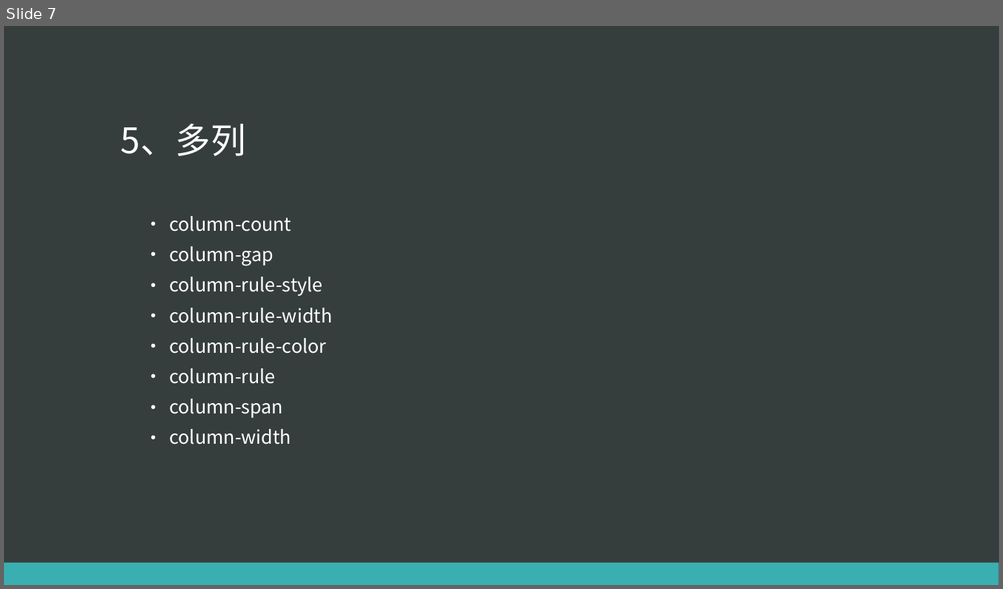
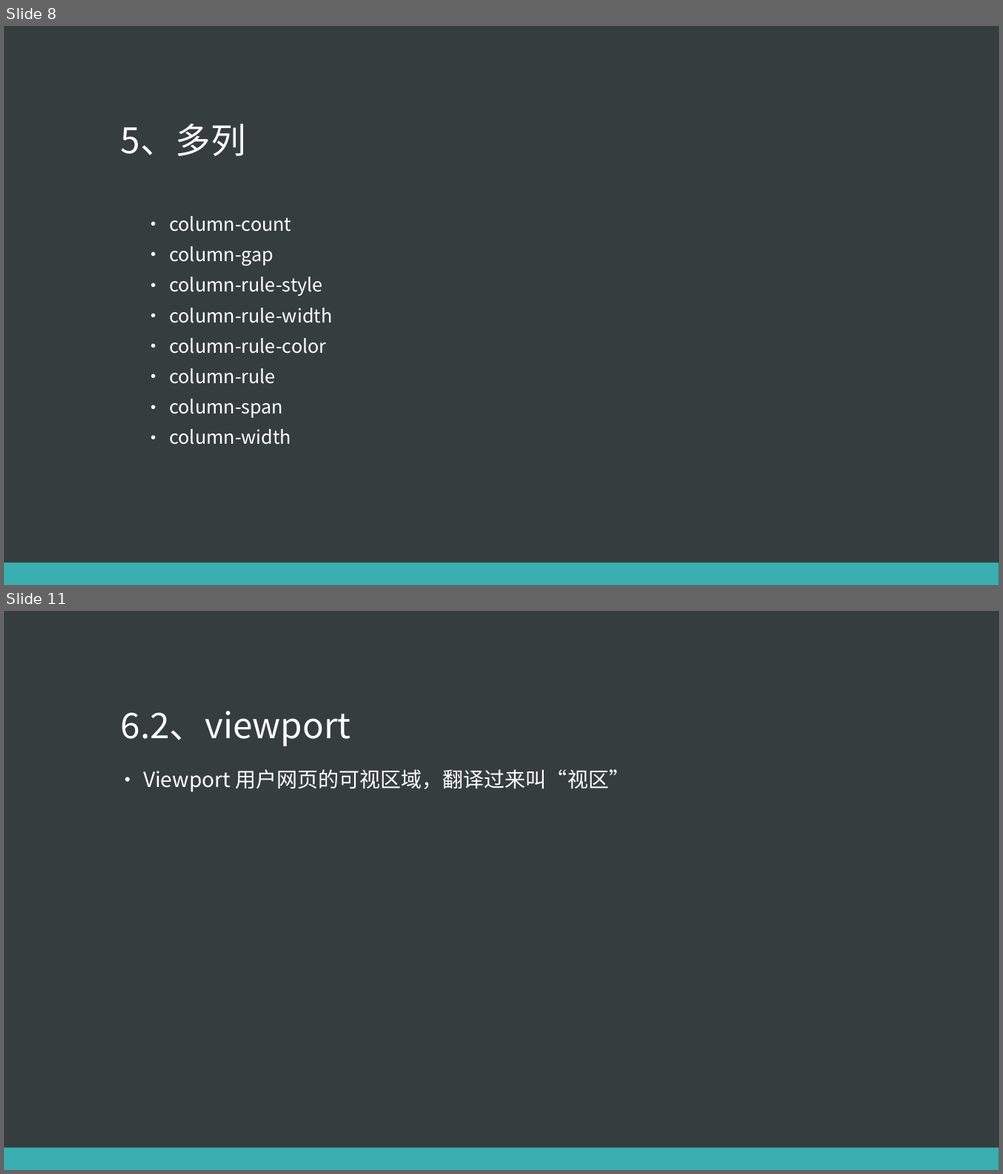
Before and after one commit to eventao/courseware, a slide deck: ppt/css3/css3-1.pptx. Shown one above the other, each under a label of ours: slide 7 before the commit, slides 8 and 11 after it; the slides between them are not shown. The pictures are 1003x589 and 1003x1174 pixels, drawn with LibreOffice and Linux fonts; fonts in the diff are those of the drawing. Boxes give left, top, right and bottom in pixels: in the first picture for what was removed or moved away, otherwise in the second. Text is boxed around its words. In the diff, an @@ line names an element or a change of style, - is before the commit and + after.

```diff
--- a/ppt/css3/css3-1.pptx
+++ b/ppt/css3/css3-1.pptx
@@ slide 11 added at [4, 611, 999, 1170], background #363D3D; not listed: 1 template element that a slide beside it also shows @@
@@ title added at [121, 711, 351, 746], 34 pt, text #FFFFFF @@
+6.2、viewport
@@ text added at [143, 769, 629, 792], 20 pt, text #FFFFFF @@
+• Viewport 用户网页的可视区域，翻译过来叫“视区”
@@ what was slide 7 is now slide 8 @@
```
Also in this commit, not shown: 2 slides changed, 2 other slides added.
